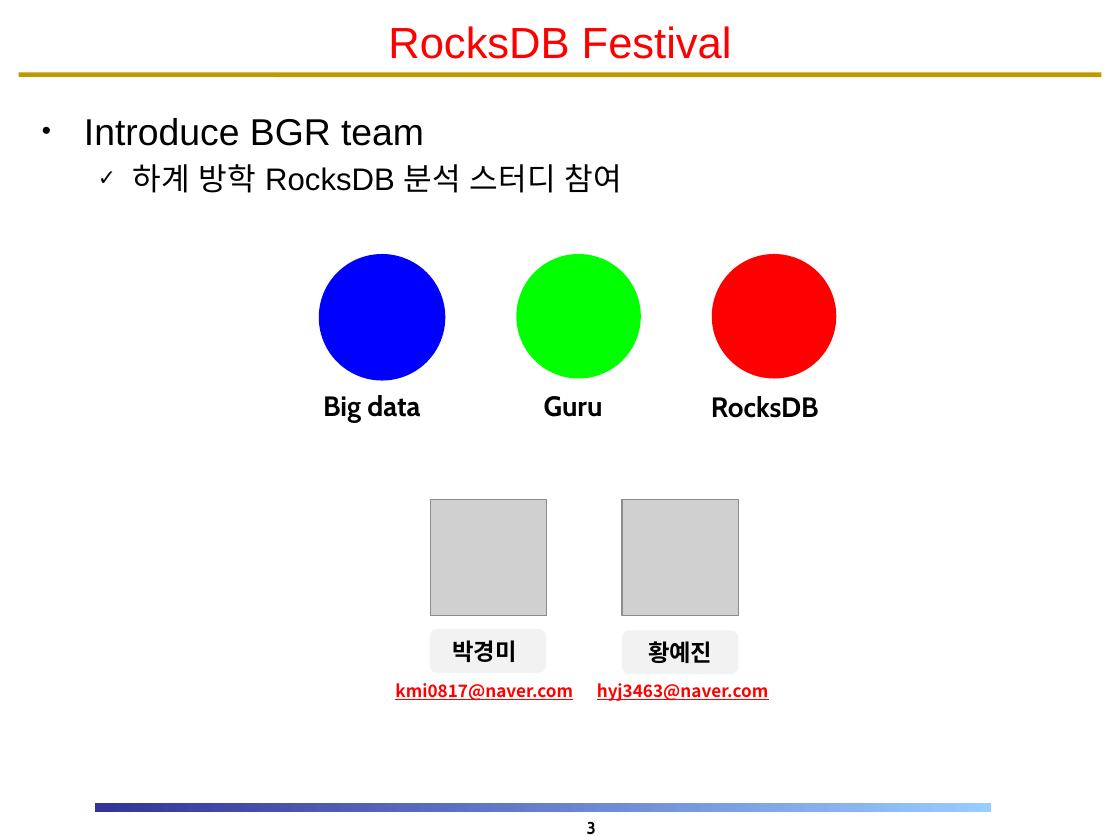
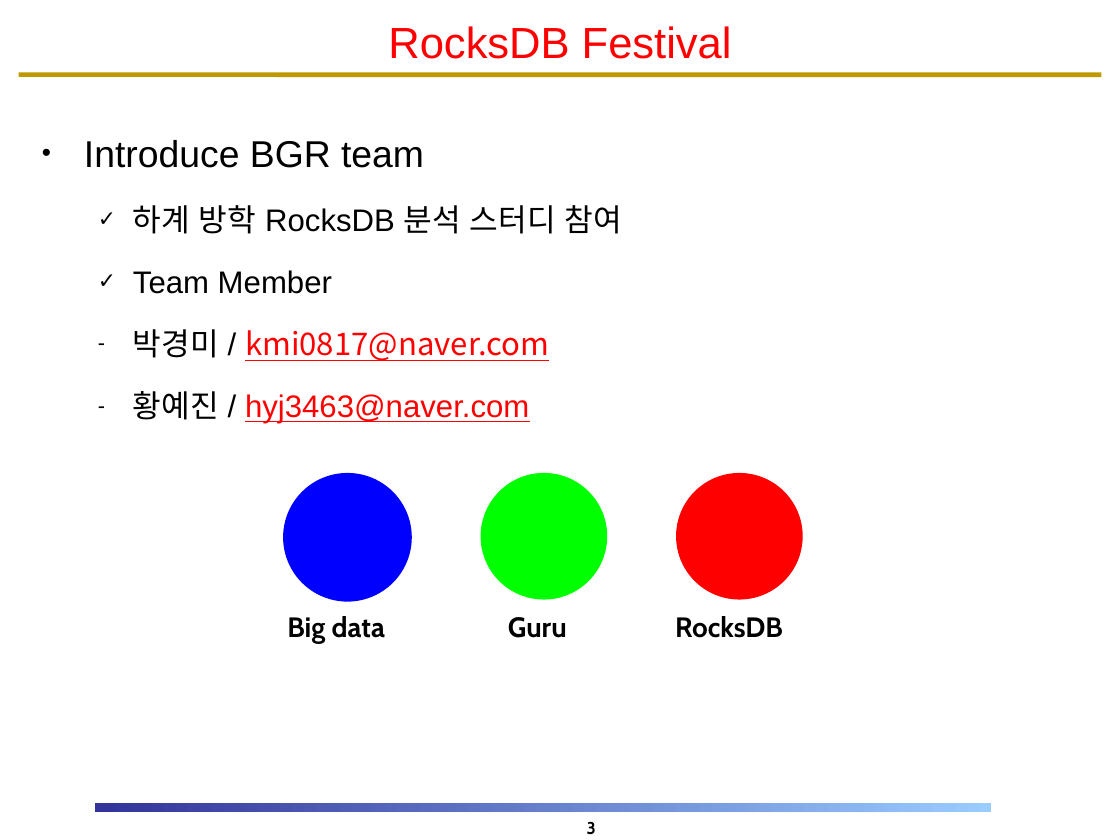
Before and after one commit to DKU-StarLab/RocksDB_Festival, a slide deck: slide 3 of RF7_Team_Interface/RocksDB_Festival_BGR.pptx. Drawn at 1120x840 pixels with LibreOffice and Linux fonts; fonts in the diff are those of the drawing; grey boxes stand for pictures; background and template pictures are left out. Boxes give left, top, right and bottom in pixels: in the first picture for what was removed or moved away, otherwise in the second. Text is boxed around its words. In the diff, an @@ line names an element or a change of style, - is before the commit and + after.

```diff
--- a/RF7_Team_Interface/RocksDB_Festival_BGR.pptx
+++ b/RF7_Team_Interface/RocksDB_Festival_BGR.pptx
@@ text at (84,140,621,234): line spacing 1 to 1.5 @@
@@ text at (133,270,549,424): paragraphs added @@
+  ✓ Team Member
+  – 박경미 / kmi0817@naver.com
+  – 황예진 / hyj3463@naver.com
@@ 3 texts, 3 ellipses: place and size @@
-3 texts, 3 ellipses at (319,254,837,423)
+3 texts, 3 ellipses at (283,473,803,643)
@@ picture removed at (430,500,547,616) @@
@@ picture removed at (622,500,738,616) @@
@@ rounded rectangle removed at (430,629,547,673) @@
-박경미
@@ rounded rectangle removed at (622,631,738,674) @@
-황예진
@@ text removed at (395,683,768,701) @@
-kmi0817@naver.com hyj3463@naver.com
```
Also in this commit, not shown: 6 other slides changed, 2 slides added, 1 slide removed, 1 other file.
